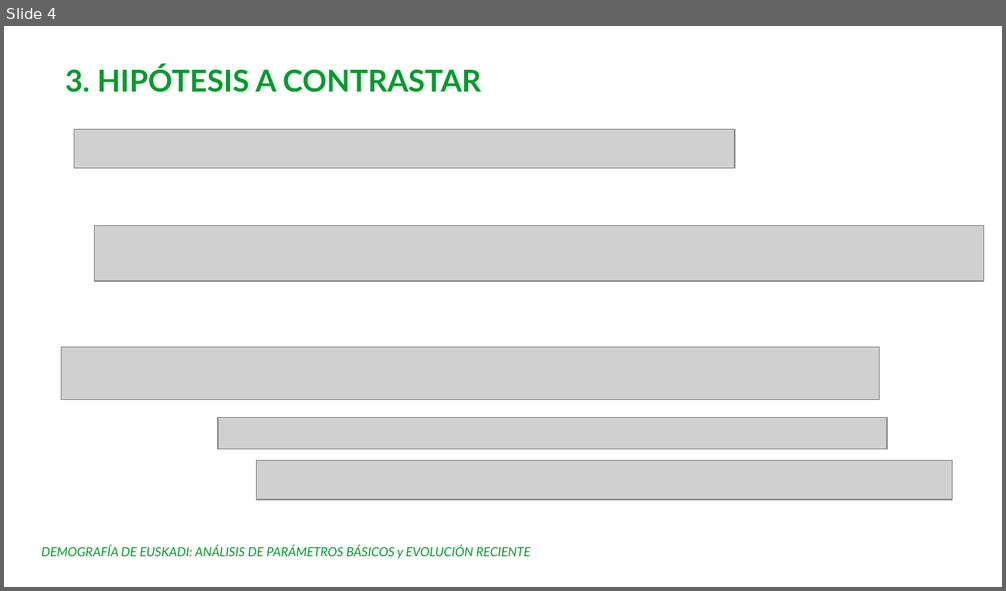
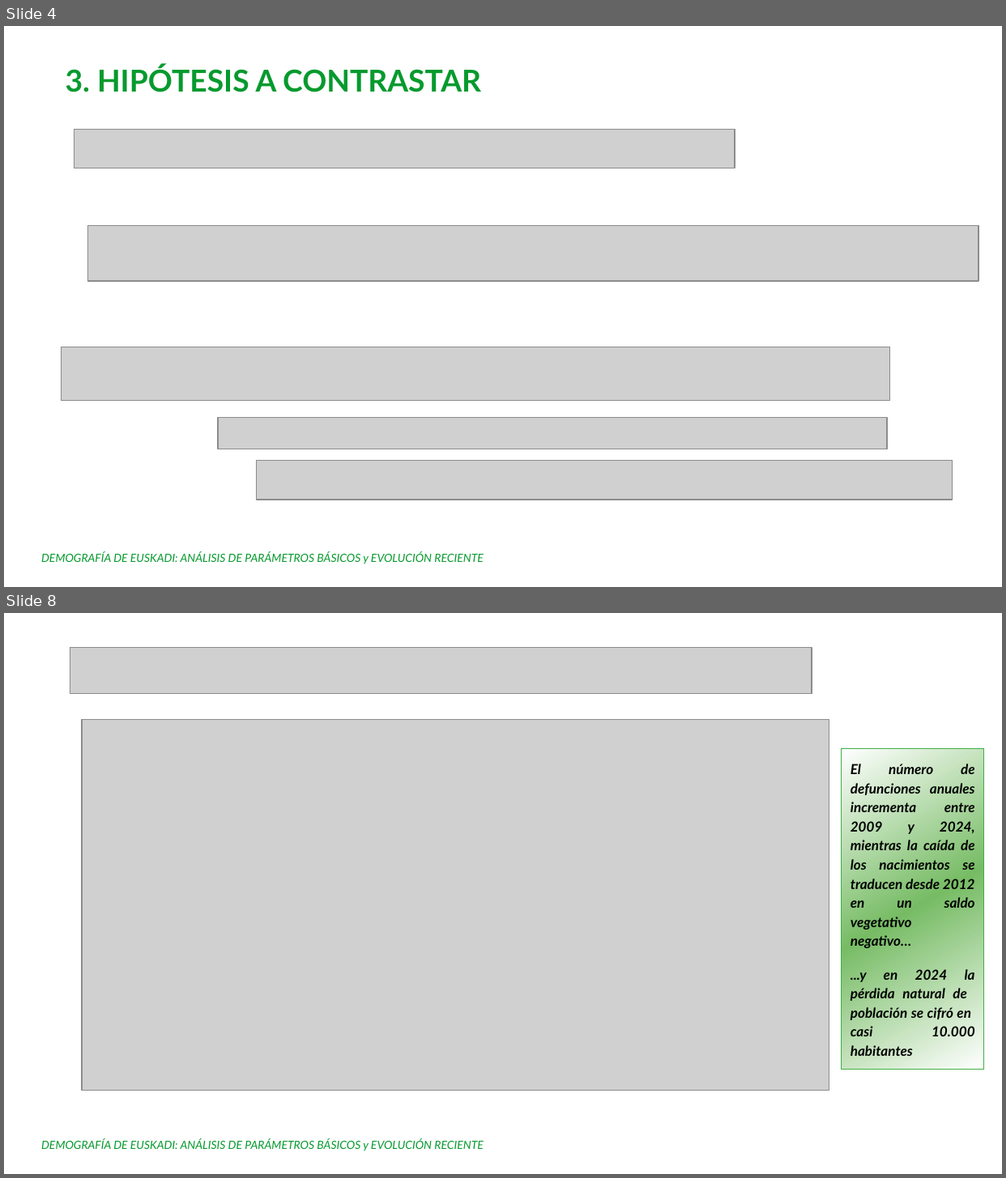
Before and after one commit to Leire2026/EDA, a slide deck: Presentacion_EDA.ppt. Shown one above the other, each under a label of ours: slide 4 before the commit, slides 4 and 8 after it; the slides between them are not shown. The pictures are 1006x591 and 1006x1178 pixels, drawn with LibreOffice and Linux fonts; fonts in the diff are those of the drawing; grey boxes stand for pictures; background and template pictures are left out. Boxes give left, top, right and bottom in pixels: in the first picture for what was removed or moved away, otherwise in the second. Text is boxed around its words. In the diff, an @@ line names an element or a change of style, - is before the commit and + after.

```diff
--- a/Presentacion_EDA.ppt
+++ b/Presentacion_EDA.ppt
@@ slide 8 added at [4,613,1002,1174], background picture (left out) @@
@@ picture added at [70,647,812,693] @@
@@ picture added at [82,720,829,1090] @@
@@ rectangle added at [842,749,984,1069], fill gradient #FFFFFF to #77BC65, outline #3FAF46 0.74 pt, 11 pt, text #000000, bold, italic @@
+El número de defunciones anuales incrementa entre 2009 y 2024, mientras la caída de los nacimientos se traducen desde 2012 en un saldo vegetativo negativo…
+...y en 2024 la pérdida natural de población se cifró en casi 10.000 habitantes
@@ text added at [41,1139,484,1152], 9 pt, text #069A2E, italic @@
+DEMOGRAFÍA DE EUSKADI: ANÁLISIS DE PARÁMETROS BÁSICOS y EVOLUCIÓN RECIENTE
@@ slide 4 changed as well @@
@@ picture: place and size @@
-picture at [95,225,984,280]
+picture at [87,225,978,280]
@@ picture: place and size @@
-picture at [61,348,880,400]
+picture at [61,348,890,401]
@@ text "DEMOGRAFÍA DE EUSKADI: ANÁLISIS DE ...": place and size @@
-text "DEMOGRAFÍA DE EUSKADI: ANÁLISIS DE ..." at [41,545,530,559]
+text "DEMOGRAFÍA DE EUSKADI: ANÁLISIS DE ..." at [41,552,484,565]
@@ text "DEMOGRAFÍA DE EUSKADI: ANÁLISIS DE ..." at [41,552,484,565]: size 10 to 9 pt @@
```
Also in this commit, not shown: 10 other slides changed, 4 other slides added, 3 slides removed, 2 other files.
